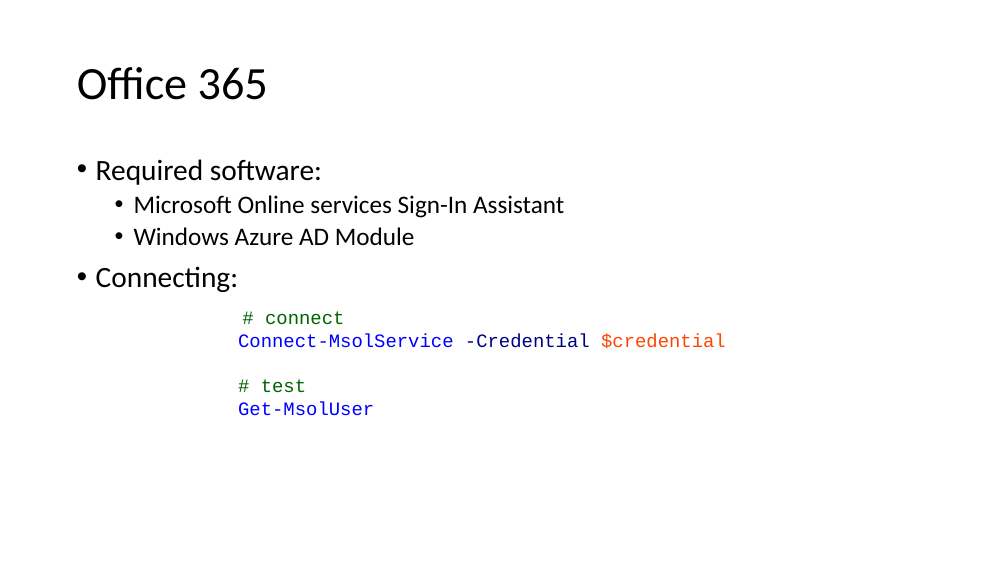
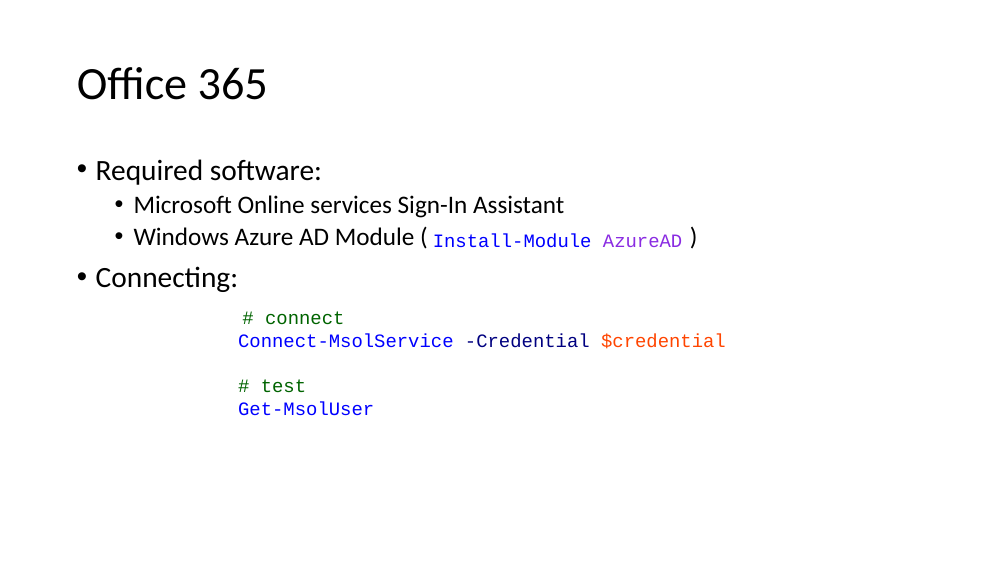
Before and after one commit to mjochen/PS-Technologies, a slide deck: slide 3 of Office365/Sharepoint Administration.pptx. Drawn at 1008x567 pixels with LibreOffice and Linux fonts; fonts in the diff are those of the drawing. Boxes give left, top, right and bottom in pixels: in the first picture for what was removed or moved away, otherwise in the second. Text is boxed around its words. In the diff, an @@ line names an element or a change of style, - is before the commit and + after.

```diff
--- a/Office365/Sharepoint Administration.pptx
+++ b/Office365/Sharepoint Administration.pptx
@@ text added at bbox=[433, 234, 682, 248], 18 pt, text #0000FF @@
+Install-Module AzureAD
```
Also in this commit, not shown: 1 other slide changed, 23 other files.
